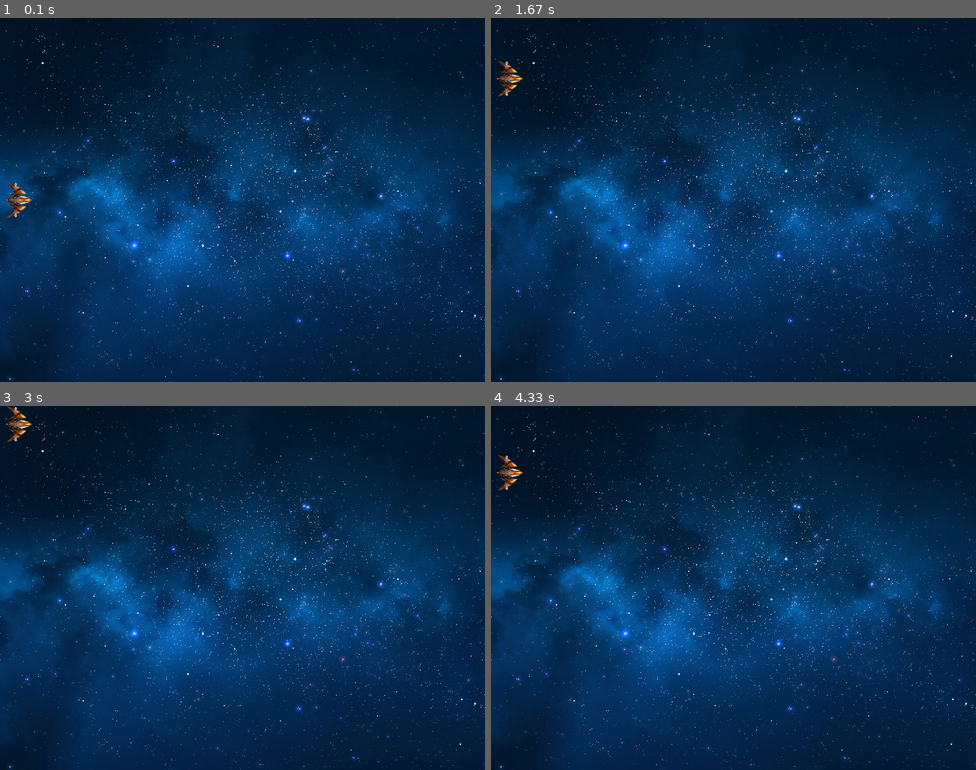
Above: before the commit, frames 1-4 (two rows, left to right).
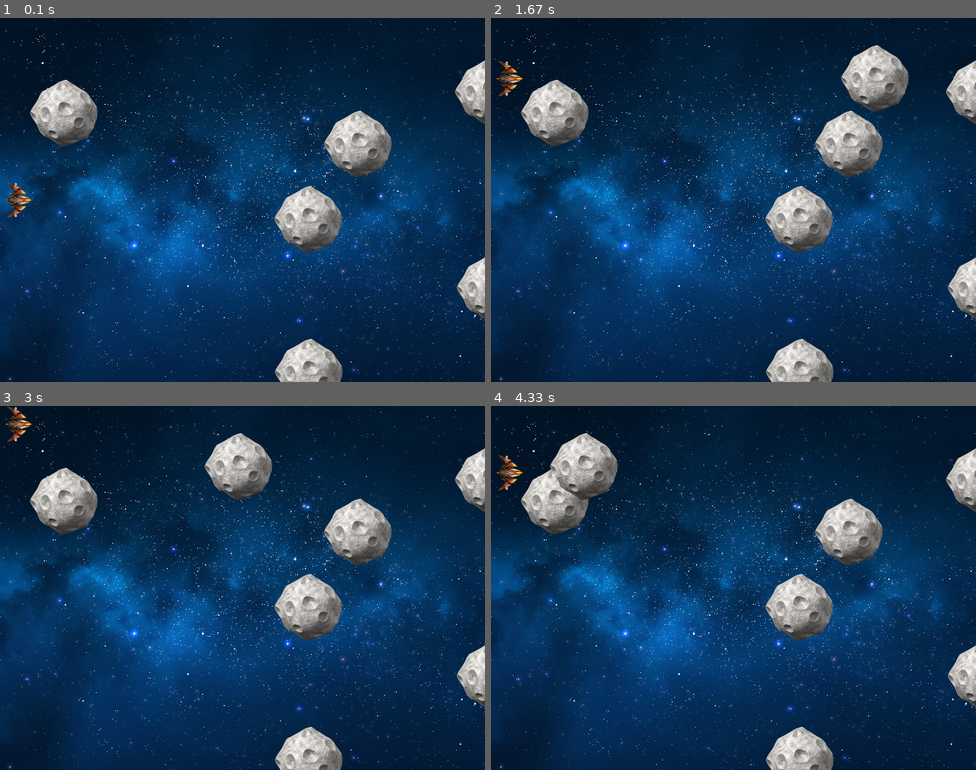
Above: after the commit, the same moments.

Repository: CristhianRave/Proceso_Pygame
Game: pygame game, started from main.py
Two runs of this game, one before a commit and one after it. Both use one fixed random seed, a clock stepped at 60 frames per second and the inputs below.
Inputs:
- Up to frame 1 (0.1 s): no input
- Up to frame 2 (1.67 s): hold Up 0.33-0.8 s; hold Down 0.83-1.13 s; hold Up 1.17-1.53 s; hold Down from 1.57 s (still down)
- Up to frame 3 (3 s): release Down at 1.93 s; hold Up 1.97-2.27 s; hold Down 2.3-2.6 s; hold Up from 2.63 s (still down)
- Up to frame 4 (4.33 s): release Up at 3 s; hold Down 3.03-3.4 s; hold Up 3.43-3.73 s; hold Down 3.77-4.07 s; hold Up from 4.1 s (still down)

The runs differ from the first frame. In frame 1, 7.9% of the frame differs, in the area x 6-100%, y 11-100%; in frame 2, 9.6%; in frame 3, 9.6%, in the area x 6-100%, y 7-100%; in frame 4, 9.3%.

Commit message:
Movimiento de obstaculos

Diff:
--- a/entities.py
+++ b/entities.py
@@ -31,10 +31,11 @@
 
 
 class Asteroide(pg.sprite.Sprite):
-    speed = 10
+    speed = 1
     imgs_asteroides ='asteroide_60.png', 'asteroide_100.png', 'asteroide_200.png'
     w = 44
     h = 42
+    dx = 3
 
 
     def __init__(self, x = 770, y = 0):
@@ -52,11 +53,6 @@
             self.imagenes.append(imagen)
 
 
-        self.num_frames = len(self.imagenes)
-
-        self.current_time = 0
-        self.animation_time = FPS//60
-
     @property
     def image(self):
         return self.imagenes[2]
@@ -64,3 +60,9 @@
     @property
     def position(self):
         return self.x, self.y
+
+
+    def update(self, dt):
+        self.rect.x = self.rect.x + self.speed * self.dx
+        if self.rect.x >= 800 :
+            self.dx = self.dx * - 1
--- a/main.py
+++ b/main.py
@@ -6,10 +6,8 @@
 
 FPS = 60
 
-
 class Game:
     clock = pg.time.Clock()
-
 
     def __init__(self):
         self.screen = pg.display.set_mode((800,600))
@@ -26,7 +24,7 @@
 
         self.asteroide = []
         for i in range(6):
-            ast = Asteroide(randint(770, 800), randint(0,500))
+            ast = Asteroide(randint(0, 750), randint(0,500))
             self.asteroide.append(ast)
 
     def gameOver(self):
@@ -45,13 +43,11 @@
                 if event.key == K_DOWN:
                     self.player.go_down()
 
-
         keys_pressed = pg.key.get_pressed()
         if keys_pressed[K_UP]:
             self.player.go_up()
         if keys_pressed[K_DOWN]:
             self.player.go_down()
-
 
     def mainloop(self):
         while True:
@@ -67,7 +63,6 @@
             self.allSprites.update(dt)
             self.allSprites.draw(self.screen)
 
-
             pg.display.flip()
 
 
